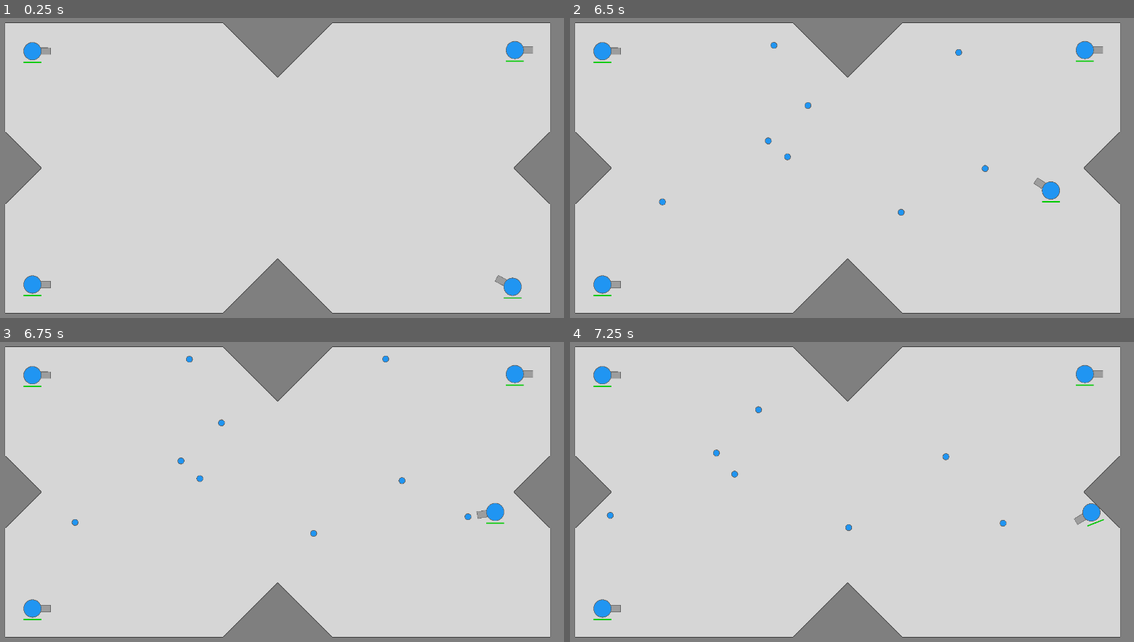
Above: before the commit, frames 1-4 (two rows, left to right).
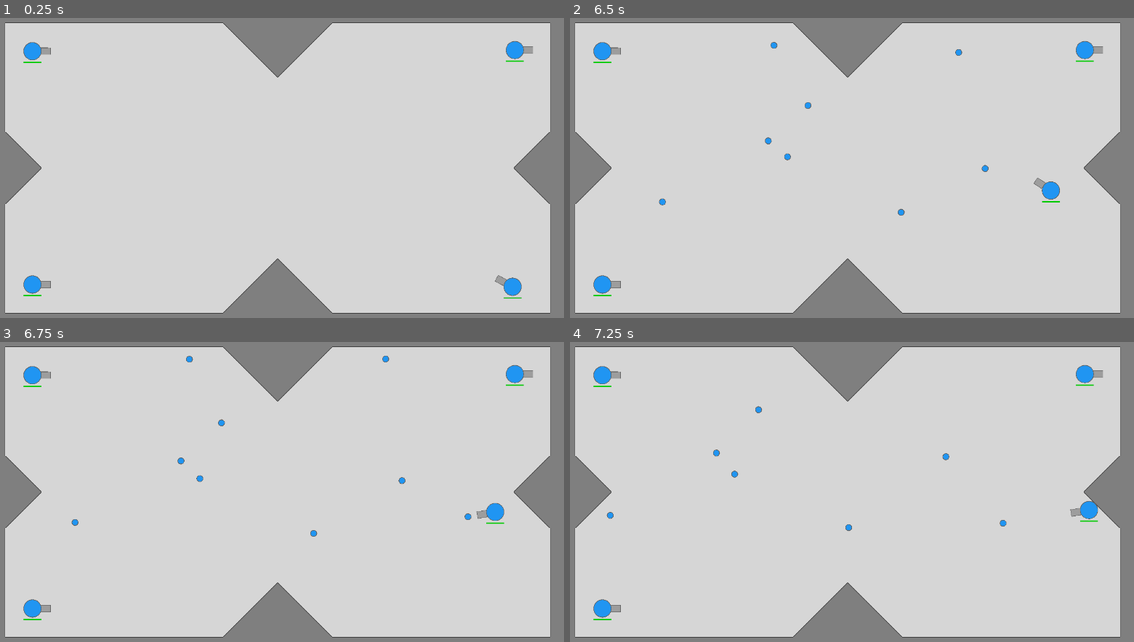
Above: after the commit, the same moments.

Repository: marianopolis-ai/Automatank
Game: Godot game, scene res://TestWorld.tscn
Same seed, same stepped clock (60 frames per second), same inputs: the game is played once before the commit and once after it. The project has no main scene, so this scene is started directly.
Inputs (mouse positions are in pixels of both pictures, inside the frame that each line leads up to):
- Up to frame 1 (0.25 s): no input
- Up to frame 2 (6.5 s): tap Enter at 0.5 s; move the mouse to (818, 234) at 0.52 s; hold W (up) 0.53-2.03 s; click (818, 234) at 0.6 s; move the mouse to (1021, 216) at 1.27 s; click (1021, 216) at 1.35 s; move the mouse to (671, 120) at 2.02 s; hold A (left) 2.03-3.53 s; click (671, 120) at 2.1 s; move the mouse to (874, 168) at 2.77 s; click (874, 168) at 2.85 s; move the mouse to (761, 87) at 3.52 s; hold S (down) 3.53-4.28 s; click (761, 87) at 3.6 s; move the mouse to (976, 153) at 4.27 s; hold D (right) 4.28-5.03 s; click (976, 153) at 4.35 s; move the mouse to (733, 183) at 5.02 s; hold W (up) 5.03-5.78 s; click (733, 183) at 5.1 s; move the mouse to (908, 96) at 5.77 s; hold D (right) from 5.78 s (still down); click (908, 96) at 5.85 s
- Up to frame 3 (6.75 s): keep holding D (right); move the mouse to (248, 558) at 6.52 s; click (248, 558) at 6.6 s
- Up to frame 4 (7.25 s): keep holding D (right)

Frames 1-3 are identical in both runs. In frame 4, 0.2% of the frame differs, in the area x 88-95%, y 53-62%.

Commit message:
Circular bodies now have infinite inertia so they don't rotate when they collide with walls.

Diff:
--- a/scripts/CircularBody.gd
+++ b/scripts/CircularBody.gd
@@ -42,7 +42,8 @@
 
 
 func _ready():
-	pass # Replace with function body.
+	# Set inertia to infinity so the body never rotates.
+	inertia = INF
 
 
 func set_max_health(new_max_health: float):
